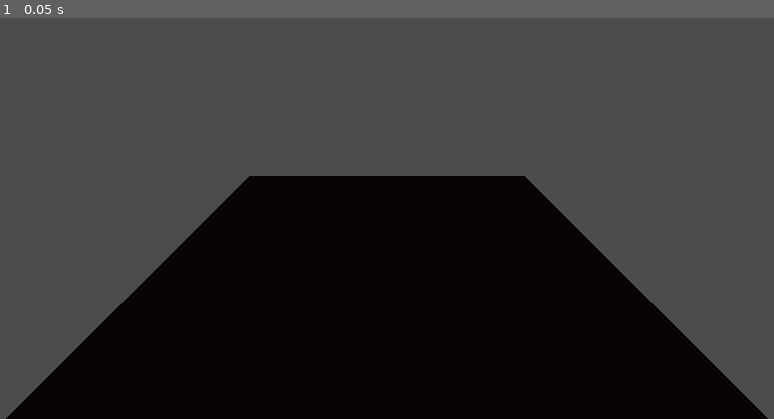
Above: before the commit, frame 1.
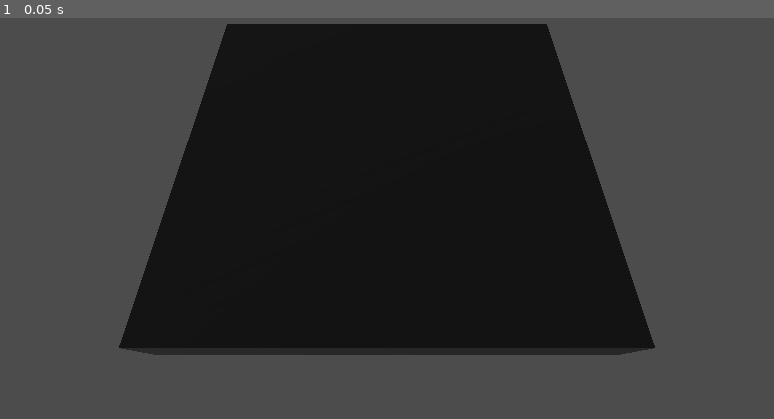
Above: after the commit, the same moment.

Repository: albielee/NSE_Challenge_Game
Game: Godot game, scene res://Worlds/world.tscn
The game is run twice, just before and just after one commit, with the same random seed, the same clock (stepped at 60 frames per second) and the same inputs. This scene is started directly instead of the project's main scene.
Inputs:
- Up to frame 1 (0.05 s): no input

The runs differ from the first frame. In frame 1, 37% of the frame differs, in the area x 0-100%, y 1-100%.

Commit message:
Directional light

Diff:
--- a/NSE_Challenge_Game/Worlds/world.tscn
+++ b/NSE_Challenge_Game/Worlds/world.tscn
@@ -7,7 +7,7 @@
 [sub_resource type="CubeMesh" id=1]
 
 [sub_resource type="SpatialMaterial" id=2]
-albedo_color = Color( 0.168627, 0.0352941, 0.0352941, 1 )
+albedo_color = Color( 0.109804, 0.109804, 0.109804, 1 )
 
 [sub_resource type="BoxShape" id=3]
 
@@ -37,6 +37,9 @@
 [node name="Camera" parent="." groups=[
 "Camera",
 ] instance=ExtResource( 1 )]
+transform = Transform( 1, 0, 0, 0, 0.5, 0.866025, 0, -0.866025, 0.5, 0, 10, 8 )
+fov = 65.0
+near = 0.01
 
 [node name="StaticBody" type="StaticBody" parent="."]
 transform = Transform( 1, 0, 0, 0, 1, 0, 0, 0, 1, 0, 0.795335, 0 )
@@ -57,3 +60,9 @@
 [node name="CollisionShape" type="CollisionShape" parent="CameraRaycastPlane"]
 transform = Transform( 50, 0, 0, 0, 0.1, 0, 0, 0, 50, 0, -0.1, 0 )
 shape = SubResource( 4 )
+
+[node name="DirectionalLight" type="DirectionalLight" parent="."]
+transform = Transform( 0.715964, -0.0916068, 0.692101, -0.0746748, 0.975618, 0.206383, -0.694132, -0.199445, 0.691667, 0, 1.15639, 0.327385 )
+shadow_enabled = true
+shadow_bias = 1.14
+directional_shadow_normal_bias = 0.0
